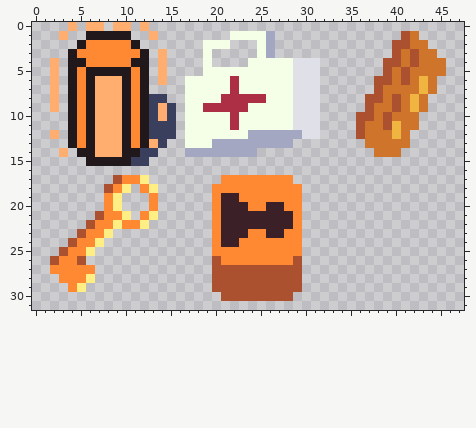
One commit to this pixel-art file: Concept/propts.aseprite. That is the earlier state.
48x32 pixels, 1 frame.
New version:
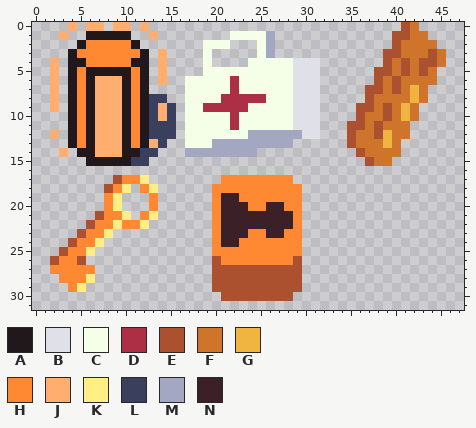
Palette (. is transparent): A #21181b  B #dfe0e8  C #f5ffe8  D #ad2f45  E #ab5130  F #cf752b  G #f0b541  H #ff8933  J #ffae70  K #ffee83  L #3a3f5e  M #a3a7c2  N #3b2027
Changes in this commit:
@@ x 33..47 @@
- 0 ...............
- 1 ........EF.....
- 2 .......EEFF....
- 3 .......EFEFF...
- 4 ......EEFEFFF..
- 5 ......EFEFFFF..
- 6 .....EEFEFGF...
- 7 .....EFFFFGF...
- 8 ....EEFEFGF....
- 9 ....EFFEFGF....
-10 ...EEFEFFF.....
-11 ...EFFEGFF.....
-12 ...EFFFGF......
-13 ....FFFFF......
-14 .....FFF.......
-15 ...............
+ 0 ........EF.....
+ 1 .......EEFF....
+ 2 .......EFFFF...
+ 3 ......EEFFFEF..
+ 4 ......EFEFEEF..
+ 5 .....EEFEFEF...
+ 6 .....EFEFFFF...
+ 7 ....EEFEFGF....
+ 8 ....EFFFFGF....
+ 9 ...EEFEFGF.....
+10 ...EFFEFGF.....
+11 ..EEFEFFF......
+12 ..EFFEGFF......
+13 ..EFFFGF.......
+14 ...EFFFF.......
+15 ....EFF........
 16 ...............
Pixel boxes of the changes (left, top, right, bottom) in both pictures:
changed: (347, 22, 446, 166)
